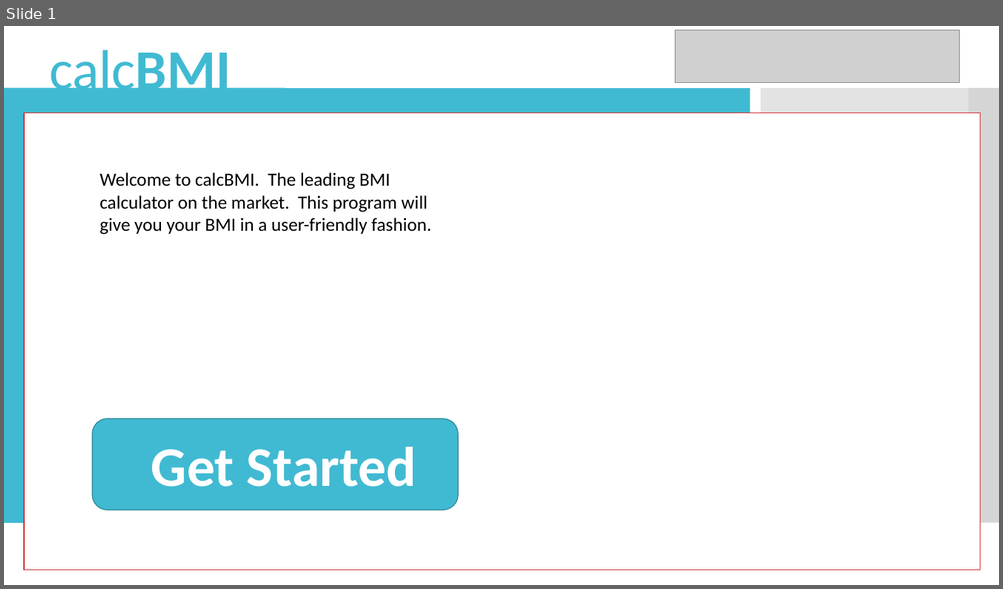
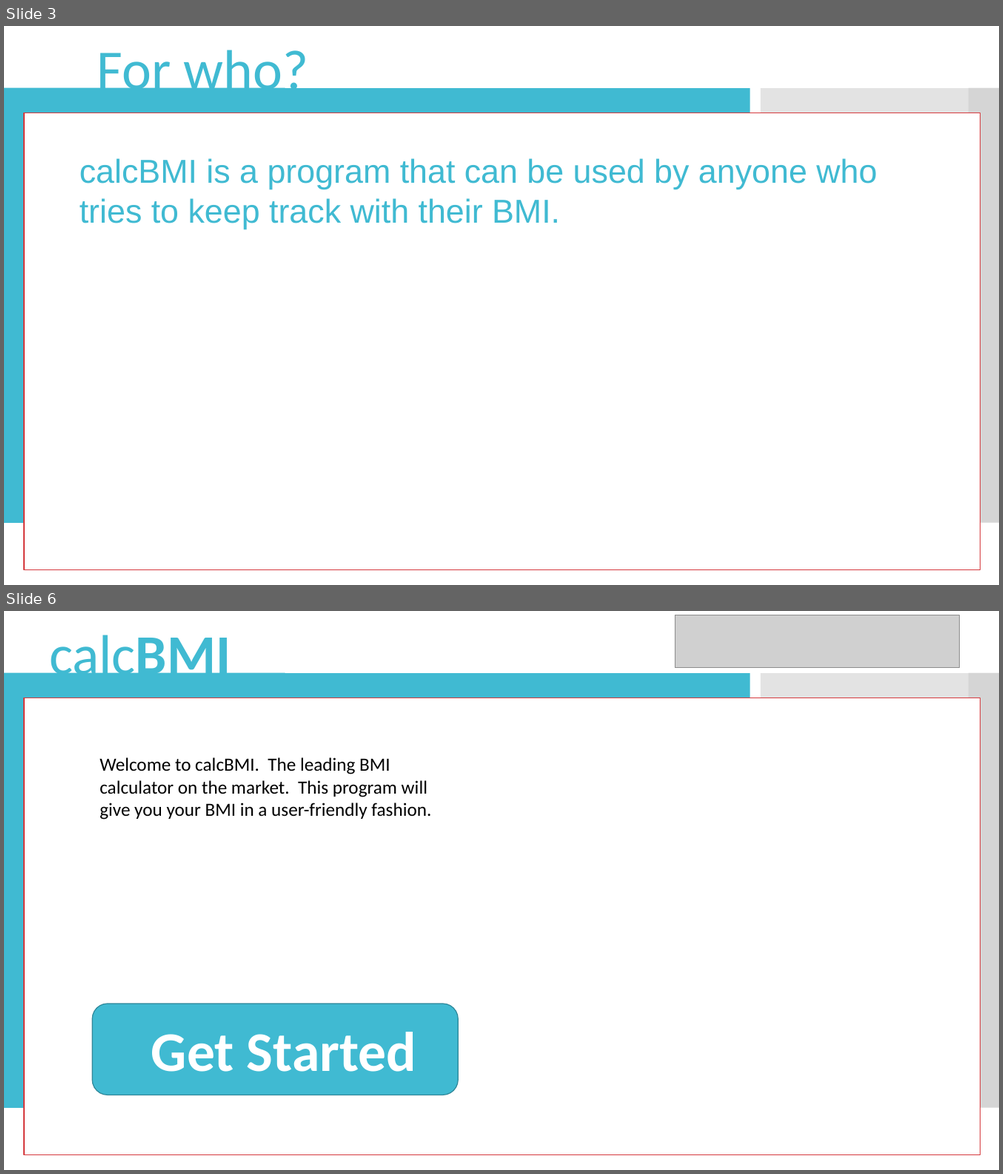
Before and after one commit to cookiedancer/calcBMI, a slide deck: Design.pptx. Shown one above the other, each under a label of ours: slide 1 before the commit, slides 3 and 6 after it; the slides between them are not shown. The pictures are 1003x589 and 1003x1174 pixels, drawn with LibreOffice and Linux fonts; fonts in the diff are those of the drawing; grey boxes stand for pictures. Boxes give left, top, right and bottom in pixels: in the first picture for what was removed or moved away, otherwise in the second. Text is boxed around its words. In the diff, an @@ line names an element or a change of style, - is before the commit and + after.

```diff
--- a/Design.pptx
+++ b/Design.pptx
@@ slide 3 added at (4, 26, 999, 585), background #FFFFFF; not listed: 4 template elements that a slide beside it also shows @@
@@ text added at (97, 50, 309, 102), 54 pt, text #40BAD2 @@
+For who?
@@ rectangle added at (24, 113, 981, 571), fill #FFFFFF, outline #D5393D 0.85 pt @@
@@ text added at (79, 158, 876, 230), 32 pt, text #40BAD2 @@
+calcBMI is a program that can be used by anyone who tries to keep track with their BMI.
@@ what was slide 1 is now slide 6 @@
```
Also in this commit, not shown: 4 other slides added.
